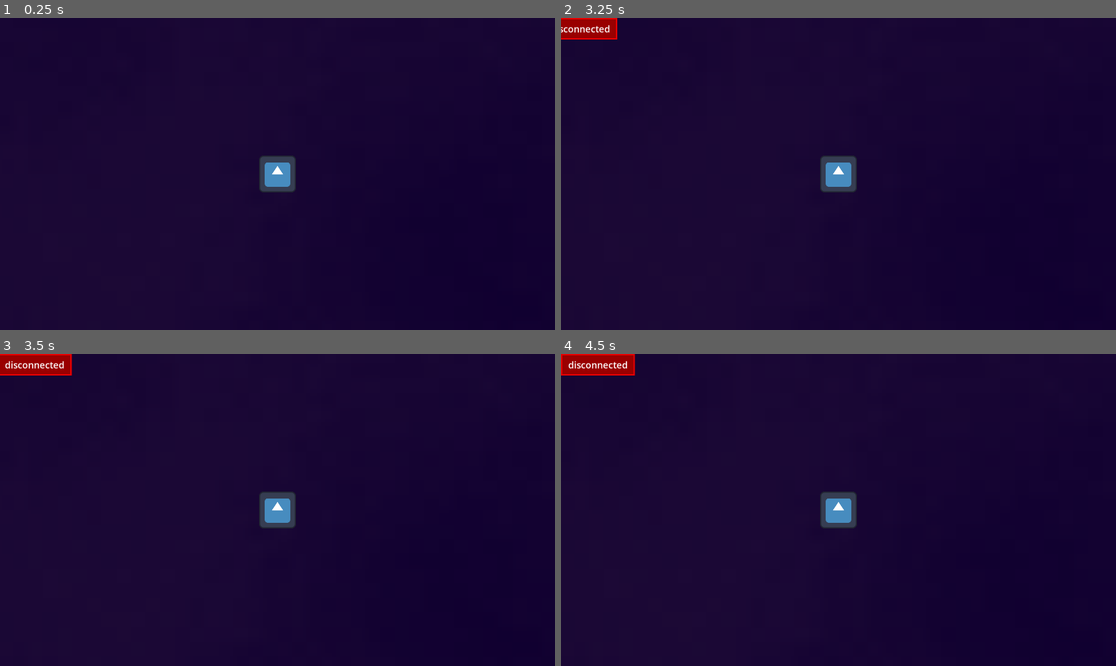
Above: before the commit, frames 1-4 (two rows, left to right).
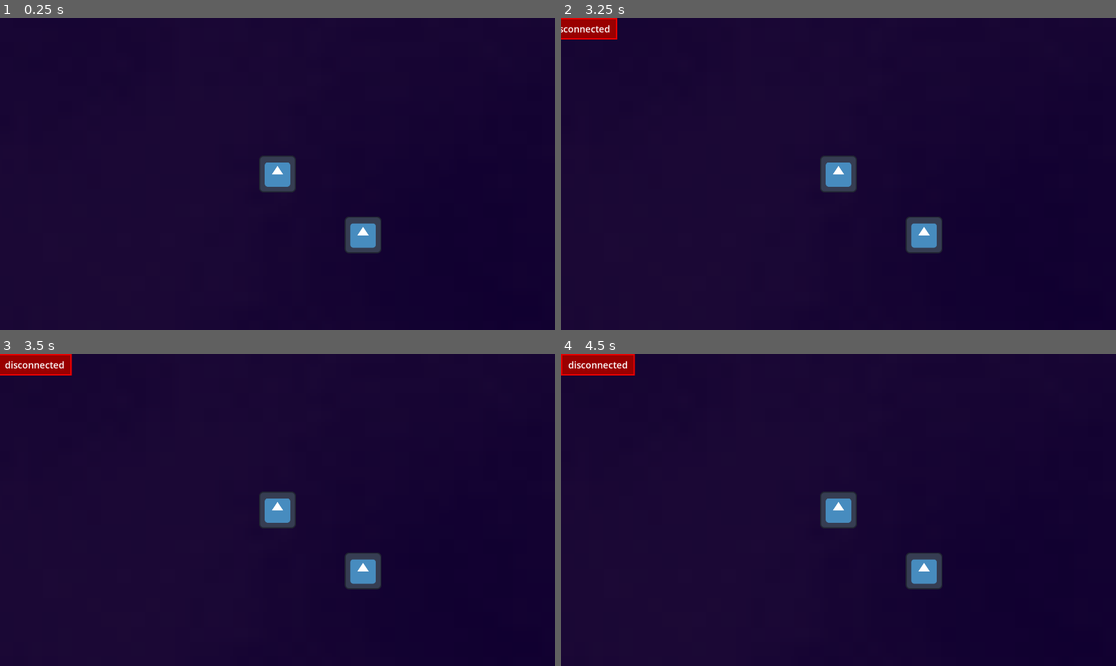
Above: after the commit, the same moments.

Repository: HTSTEM/rings
Game: Godot game, scene res://world.tscn
Two runs of this game, one before a commit and one after it. Both use one fixed random seed, a clock stepped at 60 frames per second and the inputs below. The engine's default icon, where the game draws it, is replaced by a stand-in: a white triangle on a blue panel in a dark square.
Inputs:
- Up to frame 1 (0.25 s): no input
- Up to frame 2 (3.25 s): tap Enter at 0.5, 0.6, 1.35, 2, 2.1, 2.85 s; tap Space at 1.25, 2.75 s
- Up to frame 3 (3.5 s): no input
- Up to frame 4 (4.5 s): tap Enter at 3.6, 4.25, 4.35 s

The runs differ from the first frame. In frame 1, 0.8% of the frame differs, in the area x 62-69%, y 63-76%; in frame 2, 0.8%; in frame 3, 0.8%; in frame 4, 0.8%.

Commit message:
show debug commands

Diff:
--- a/player.gd
+++ b/player.gd
@@ -1,5 +1,6 @@
 extends Node2D
 
+var debug_msg = ""
 
 # Called when the node enters the scene tree for the first time.
 func _ready():
@@ -7,17 +8,30 @@
 	ws.chat_message.connect(_on_chat_message)
 	pass # Replace with function body.
 
+func _unhandled_key_input(event):
+	if event is InputEventKey:
+		if event.pressed:
+			if event.keycode == KEY_ENTER:
+				var ws = get_node("/root/WSClient")
+				ws.emit_message(debug_msg)
+				debug_msg = ""
+			else:
+				# todo: do there need to be filters here for sane characters?
+				debug_msg += OS.get_keycode_string(event.get_keycode_with_modifiers())
+
+			var cmd = get_node("DebugCommand")
+			cmd.text = debug_msg
+
 func _on_chat_message(content: String, is_voice: bool):
 	content = content.to_lower()
 	if content == "up":
+		position.y -= 10
+	elif content == "down":
 		position.y += 10
-	elif content == "down":
-		position.y -= 10
 	elif content == "left":
 		position.x -= 10
 	elif content == "right":
 		position.x += 10
-	pass
 
 # Called every frame. 'delta' is the elapsed time since the previous frame.
 func _process(delta):
--- a/world.tscn
+++ b/world.tscn
@@ -14,6 +14,9 @@
 noise = SubResource("FastNoiseLite_fj7yv")
 color_ramp = SubResource("Gradient_f3sb7")
 
+[sub_resource type="SystemFont" id="SystemFont_tlwt5"]
+font_names = PackedStringArray("Product Sans")
+
 [sub_resource type="SystemFont" id="SystemFont_f3sb7"]
 font_names = PackedStringArray("Product Sans")
 
@@ -25,11 +28,32 @@
 scale = Vector2(50.753906, 50.753906)
 texture = SubResource("NoiseTexture2D_tlwt5")
 
+[node name="Icon" type="Sprite2D" parent="Level" unique_id=833528461]
+position = Vector2(296, 211)
+texture = ExtResource("1_tlwt5")
+
 [node name="Player" type="Sprite2D" parent="Level" unique_id=1398808930]
 texture = ExtResource("1_tlwt5")
 script = ExtResource("1_f3sb7")
 
 [node name="Camera2D" type="Camera2D" parent="Level/Player" unique_id=1006447527]
+
+[node name="DebugCommand" type="Label" parent="Level/Player" unique_id=591670123]
+anchors_preset = 8
+anchor_left = 0.5
+anchor_top = 0.5
+anchor_right = 0.5
+anchor_bottom = 0.5
+offset_left = -229.0
+offset_top = -179.235
+offset_right = 101.0
+offset_bottom = -148.23497
+grow_horizontal = 2
+grow_vertical = 2
+theme_override_fonts/font = SubResource("SystemFont_tlwt5")
+theme_override_font_sizes/font_size = 24
+horizontal_alignment = 1
+vertical_alignment = 1
 
 [node name="UI" type="CanvasLayer" parent="." unique_id=1682686743]
 
--- a/ws_client.gd
+++ b/ws_client.gd
@@ -22,6 +22,18 @@
 		set_process(false)
 
 
+func emit_message(packet_text: String):
+	var effective_text = packet_text
+	var is_voice = false
+	if packet_text.begins_with(voice_prefix):
+		effective_text = packet_text.substr(voice_prefix.length())
+		is_voice = true
+	effective_text = effective_text.strip_edges()
+	if effective_text.is_empty():
+		return
+	chat_message.emit(effective_text, is_voice)
+
+
 # Called every frame. 'delta' is the elapsed time since the previous frame.
 func _process(delta):
 	# Call this in `_process()` or `_physics_process()`.
@@ -38,12 +50,7 @@
 			var packet = socket.get_packet()
 			if socket.was_string_packet():
 				var packet_text = packet.get_string_from_utf8()
-				var effective_text = packet_text
-				var is_voice = false
-				if packet_text.begins_with(voice_prefix):
-					effective_text = packet_text.substr(voice_prefix.length())
-					is_voice = true
-				chat_message.emit(effective_text, is_voice)
+				emit_message(packet_text)
 
 	# `WebSocketPeer.STATE_CLOSING` means the socket is closing.
 	# It is important to keep polling for a clean close.
